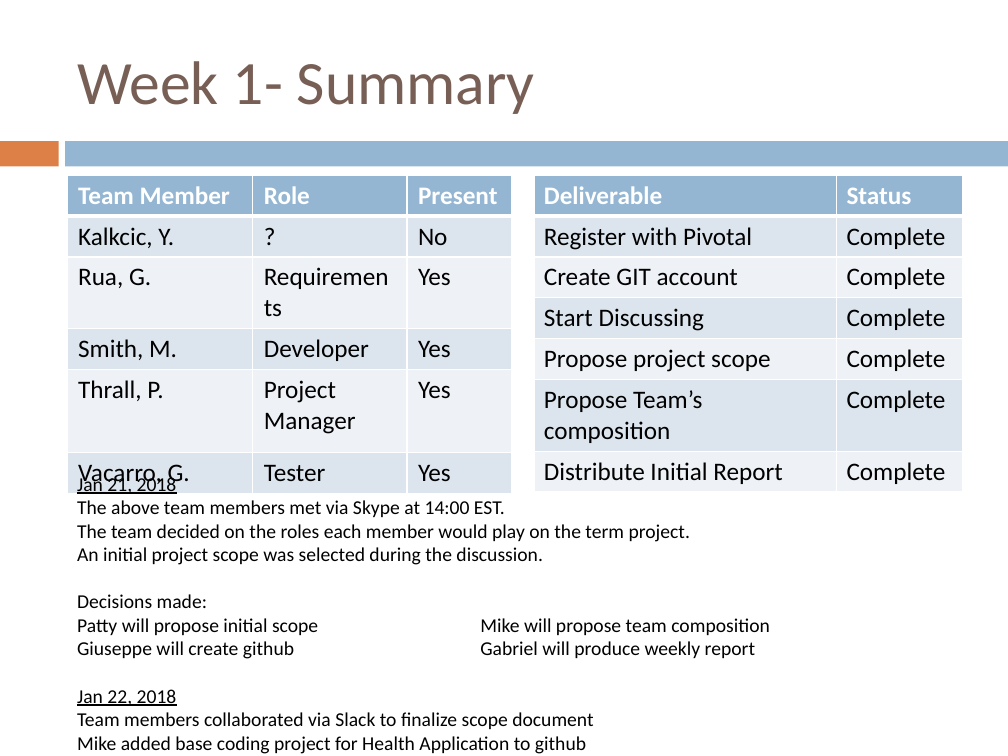
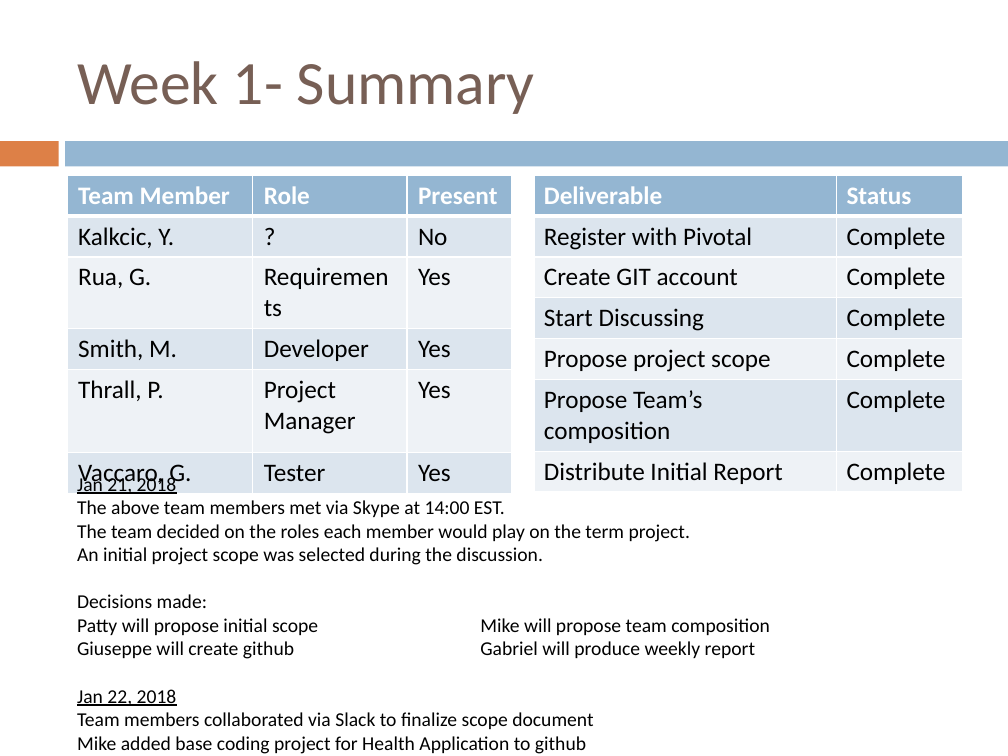
Before and after one commit to gvaccaro21/CS633---Term-Project, a slide deck: slide 2 of Module 1 Deliverables/CS_633_Zac3_term_project_report_module1.pptx. Drawn at 1008x756 pixels with LibreOffice and Linux fonts; fonts in the diff are those of the drawing. Boxes give left, top, right and bottom in pixels: in the first picture for what was removed or moved away, otherwise in the second. Text is boxed around its words. In the diff, an @@ line names an element or a change of style, - is before the commit and + after.

Commit message:
Project Report updated spelling

```diff
--- a/Module 1 Deliverables/CS_633_Zac3_term_project_report_module1.pptx
+++ b/Module 1 Deliverables/CS_633_Zac3_term_project_report_module1.pptx
@@ table at box(68, 175, 512, 491) @@
-row 6, column 1: Vacarro, G.
+row 6, column 1: Vaccaro, G.
```
